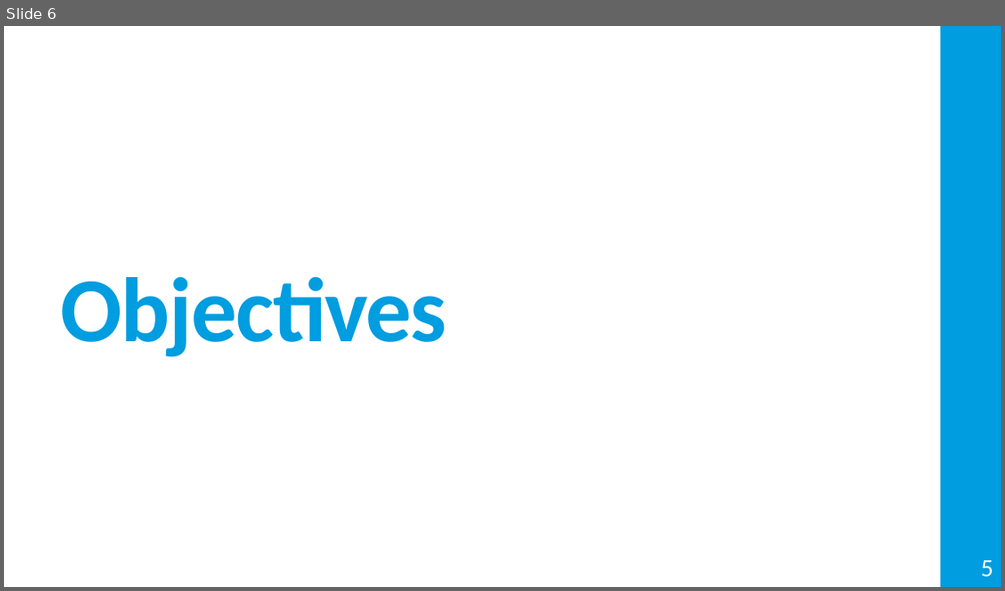
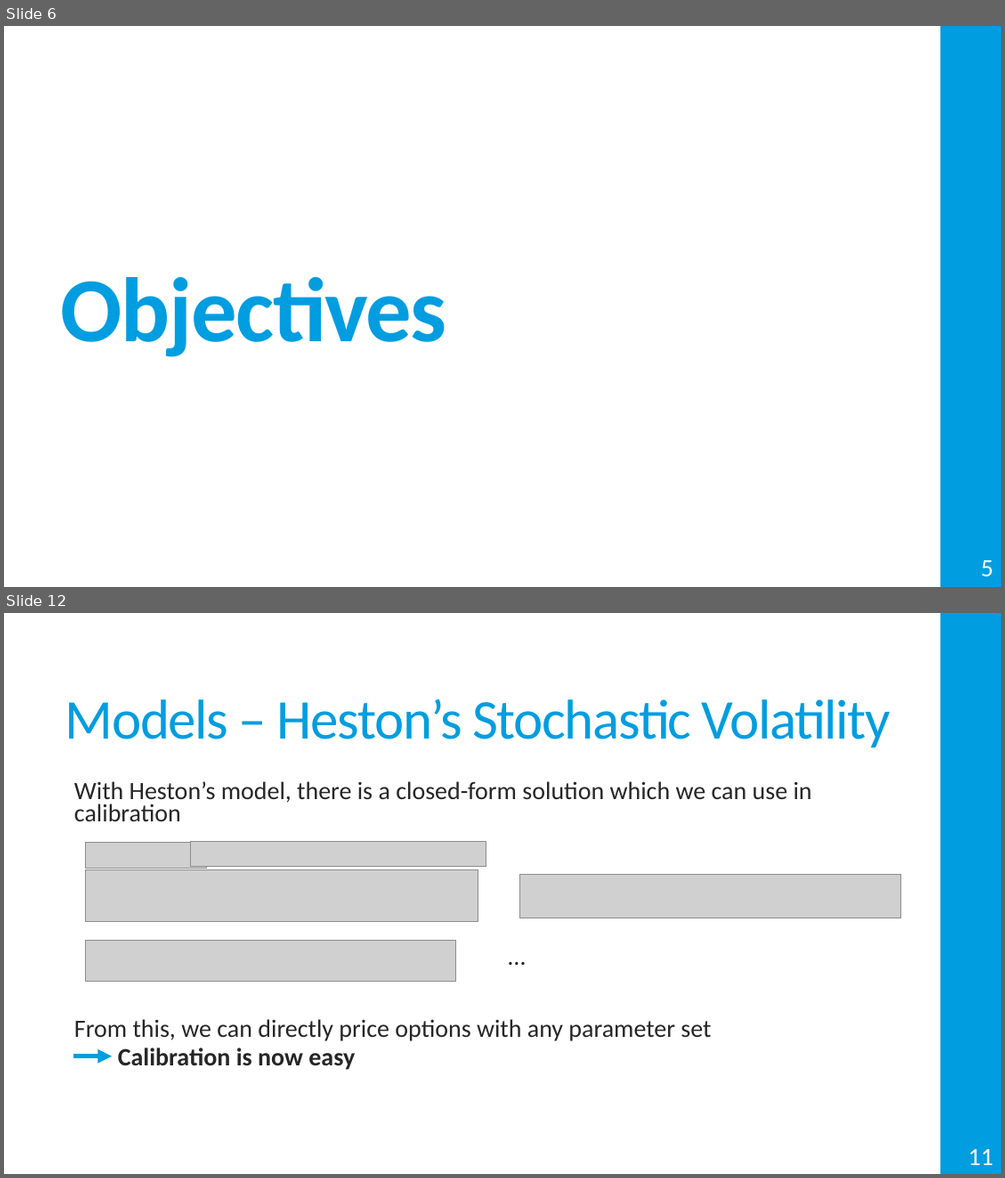
Before and after one commit to Miguel-Ribeiro-IST/Thesis, a slide deck: Presentation.pptx. Shown one above the other, each under a label of ours: slide 6 before the commit, slides 6 and 12 after it; the slides between them are not shown. The pictures are 1005x591 and 1005x1178 pixels, drawn with LibreOffice and Linux fonts; fonts in the diff are those of the drawing; grey boxes stand for pictures. Boxes give left, top, right and bottom in pixels: in the first picture for what was removed or moved away, otherwise in the second. Text is boxed around its words. In the diff, an @@ line names an element or a change of style, - is before the commit and + after.

```diff
--- a/Presentation.pptx
+++ b/Presentation.pptx
@@ slide 12 added at [4, 613, 1001, 1174], background #FFFFFF; not listed: 1 template element that a slide beside it also shows @@
@@ title added at [65, 698, 890, 747], 54 pt, text #009DE0 @@
+Models – Heston’s Stochastic Volatility
@@ text added at [74, 781, 812, 1070], 24 pt, text #262626 @@
+  With Heston’s model, there is a closed-form solution which we can use in calibration
+  …
+  From this, we can directly price options with any parameter set
+    Calibration is now easy
@@ picture added at [86, 842, 206, 868] @@
@@ picture added at [190, 841, 486, 866] @@
@@ picture added at [86, 870, 478, 922] @@
@@ picture added at [519, 874, 900, 918] @@
@@ picture added at [86, 940, 455, 981] @@
@@ arrow added from (73, 1056) to (112, 1056), #009DE0 4.5 pt @@
@@ page number added at [968, 1149, 993, 1165], 24 pt, text #FFFFFF @@
+11
```
Also in this commit, not shown: 3 slides changed, 11 other slides added, 15 other files.
